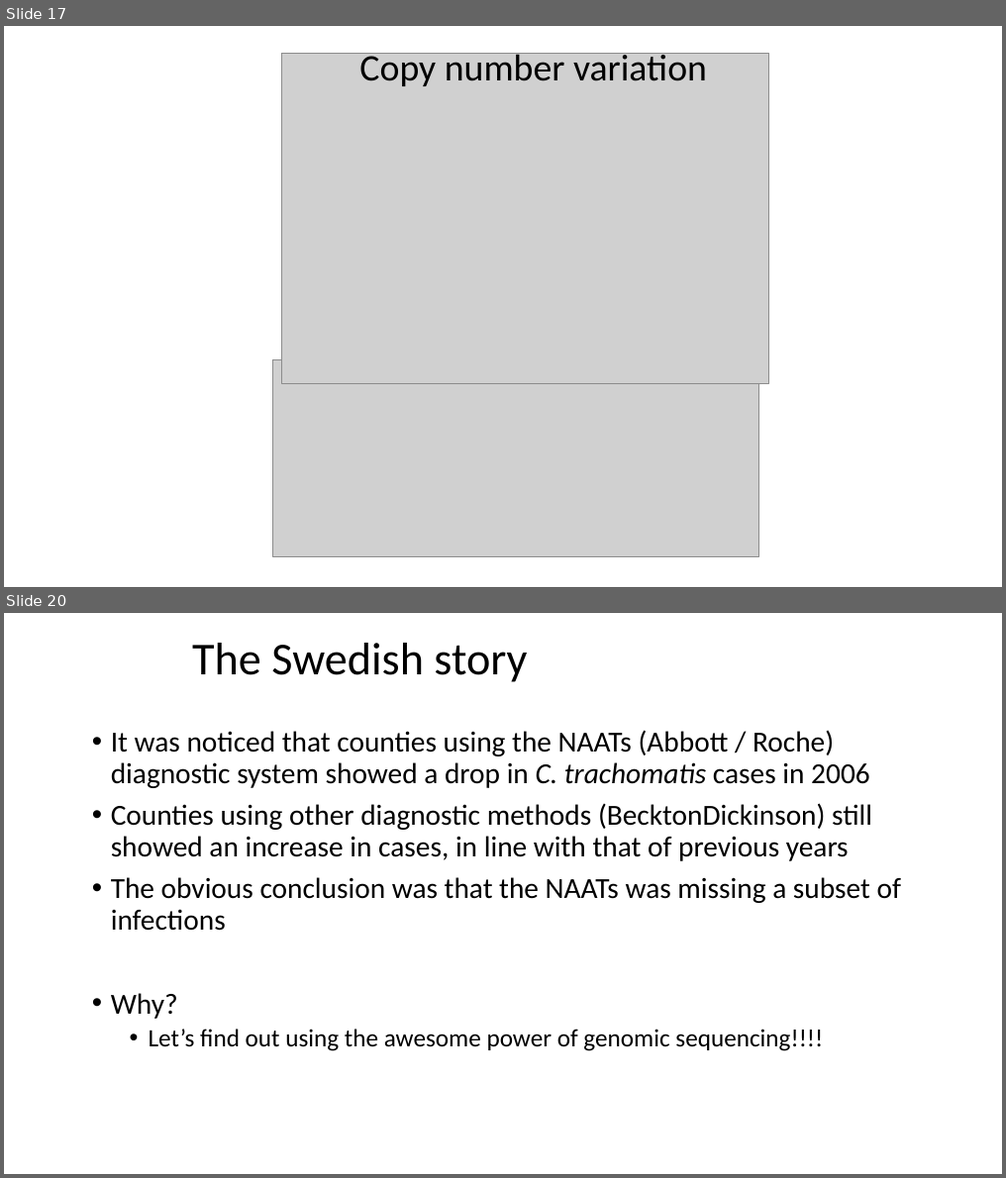
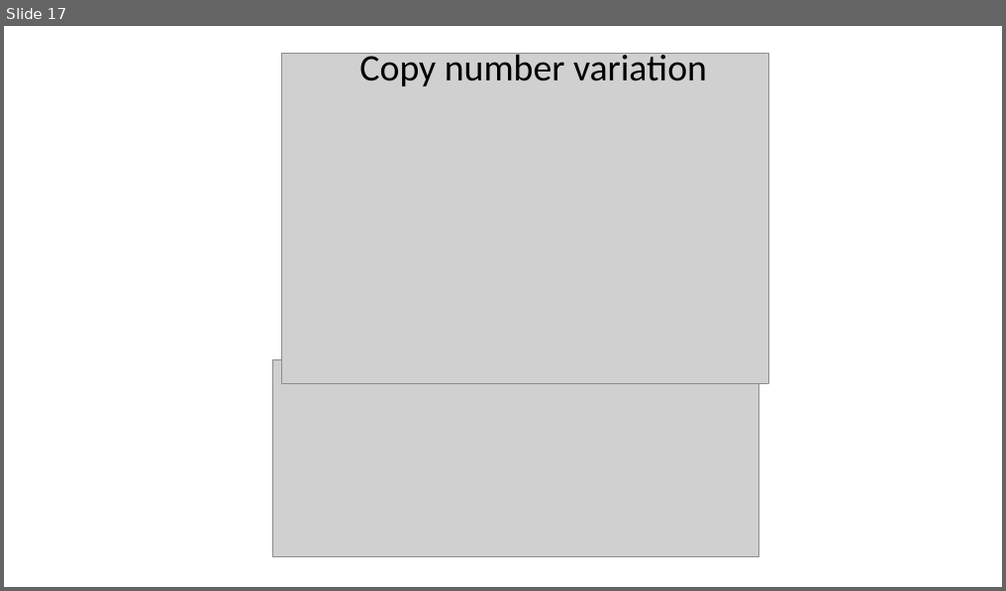
Before and after one commit to stephenrdoyle/LSHTM_ParasiteGenomics, a slide deck: Presentations_2022/LSHTM2022_Talk_Introduction.pptx. Shown one above the other, each under a label of ours: slides 17 and 20 before the commit, slide 17 after it; the slides between them are not shown. The pictures are 1006x1178 and 1006x591 pixels, drawn with LibreOffice and Linux fonts; fonts in the diff are those of the drawing; grey boxes stand for pictures. Boxes give left, top, right and bottom in pixels: in the first picture for what was removed or moved away, otherwise in the second. Text is boxed around its words. In the diff, an @@ line names an element or a change of style, - is before the commit and + after.

```diff
--- a/Presentations_2022/LSHTM2022_Talk_Introduction.pptx
+++ b/Presentations_2022/LSHTM2022_Talk_Introduction.pptx
@@ slide 20 removed at <box>4,613,1002,1174</box>, background #FFFFFF @@
@@ title removed at <box>192,643,527,682</box> @@
-The Swedish story
@@ text removed at <box>111,730,901,1052</box> @@
-• It was noticed that counties using the NAATs (Abbott / Roche) diagnostic system showed a drop in C. trachomatis cases in 2006
-• Counties using other diagnostic methods (BecktonDickinson) still showed an increase in cases, in line with that of previous years
-• The obvious conclusion was that the NAATs was missing a subset of infections
-• Why?
-  • Let’s find out using the awesome power of genomic sequencing!!!!
```
Also in this commit, not shown: 1 slide changed, 2 other slides removed, 3 other files.
